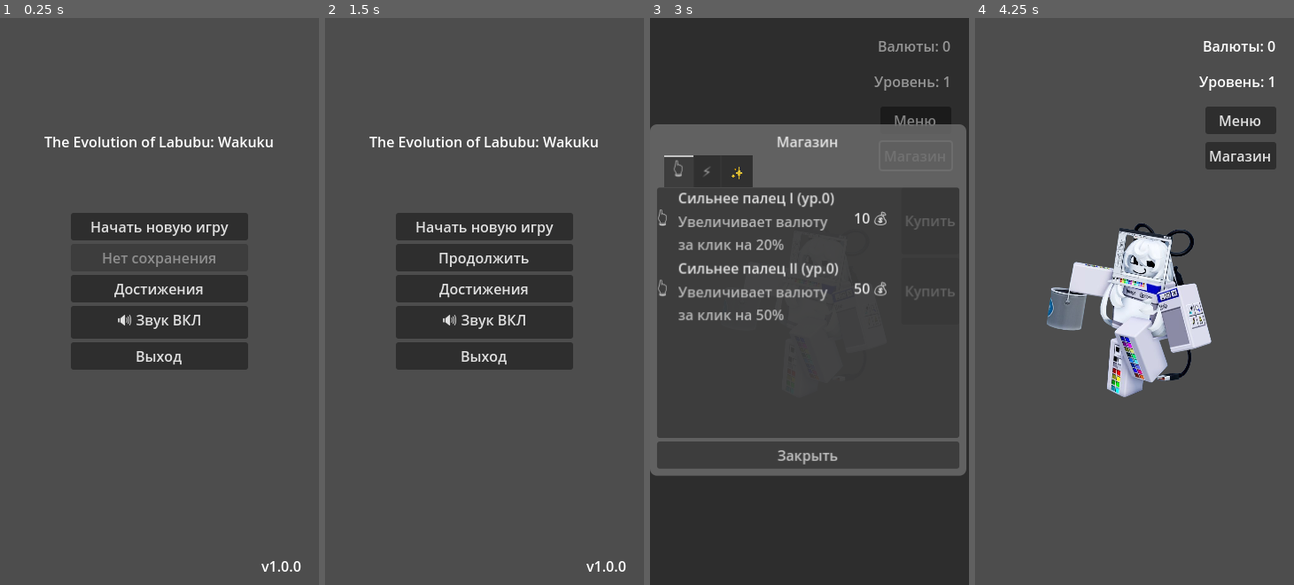
Above: before the commit, frames 1-4 (left to right).
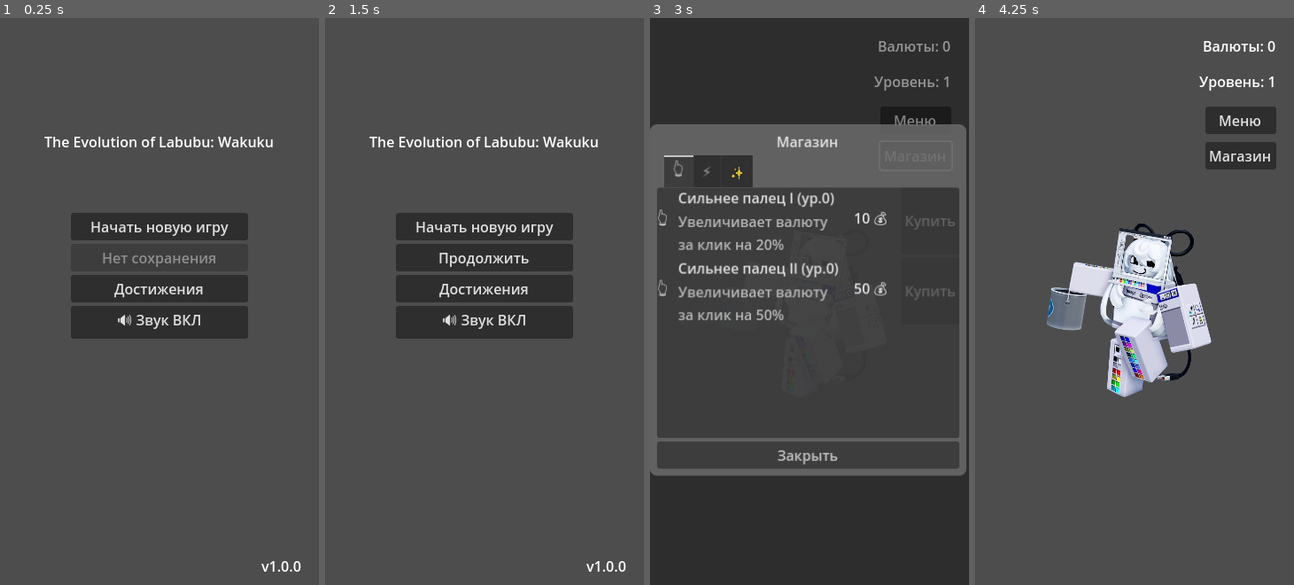
Above: after the commit, the same moments.

Repository: Common-ka/the-evolution-of-Labubu-Wakuku
Game: Godot game, scene res://scenes/main/main_menu.tscn
Same seed, same stepped clock (60 frames per second), same inputs: the game is played once before the commit and once after it.
Inputs:
- Up to frame 1 (0.25 s): no input
- Up to frame 2 (1.5 s): click "Начать новую игру" at 0.5 s; click "Меню" at 1.25 s
- Up to frame 3 (3 s): click "Начать новую игру" at 2 s; click "Магазин" at 2.75 s
- Up to frame 4 (4.25 s): click "Закрыть" at 3.5 s

The runs differ from the first frame. In frame 1, 2.7% of the frame differs, in the area x 22-78%, y 57-63%; in frame 2, 2.7%; in frame 3, less than 0.1%; in frame 4, nothing differs.

Commit message:
Remove Exit button and related quit logic from main menu

Diff:
--- a/scenes/main/main_menu.tscn
+++ b/scenes/main/main_menu.tscn
@@ -62,9 +62,6 @@
 layout_mode = 2
 text = "🔊 Звук ВКЛ"
 
-[node name="QuitButton" type="Button" parent="ButtonsContainer"]
-layout_mode = 2
-text = "Выход"
 
 [node name="VersionLabel" type="Label" parent="."]
 layout_mode = 1
--- a/scripts/ui/main_menu.gd
+++ b/scripts/ui/main_menu.gd
@@ -7,7 +7,6 @@
 @onready var continue_button: Button = $ButtonsContainer/ContinueButton
 @onready var achievements_button: Button = $ButtonsContainer/AchievementsButton
 @onready var settings_button: Button = $ButtonsContainer/SettingsButton
-@onready var quit_button: Button = $ButtonsContainer/QuitButton
 
 func _ready() -> void:
 	# Подключение сигналов кнопок
@@ -15,7 +14,7 @@
 	continue_button.pressed.connect(_on_continue_button_pressed)
 	achievements_button.pressed.connect(_on_achievements_button_pressed)
 	settings_button.pressed.connect(_on_settings_button_pressed)
-	quit_button.pressed.connect(_on_quit_button_pressed)
+
 
 	# Проверяем наличие сохранения для кнопки "Продолжить"
 	update_continue_button()
@@ -54,9 +53,7 @@
 		var new_state = SoundManager.toggle_sound()
 		update_sound_button()
 
-# Обработка нажатия "Выход"
-func _on_quit_button_pressed() -> void:
-	get_tree().quit()
+
 
 # Переход к игровой сцене
 func change_scene_to_game() -> void:
